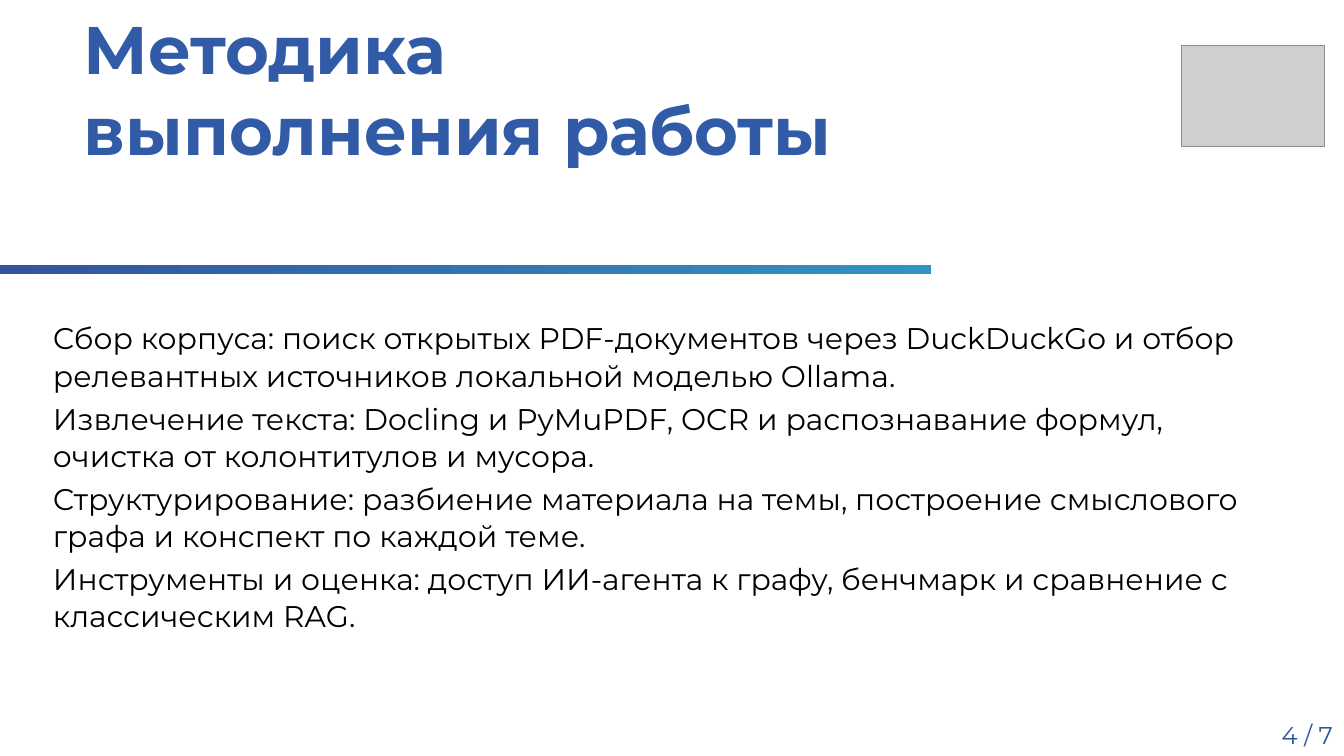
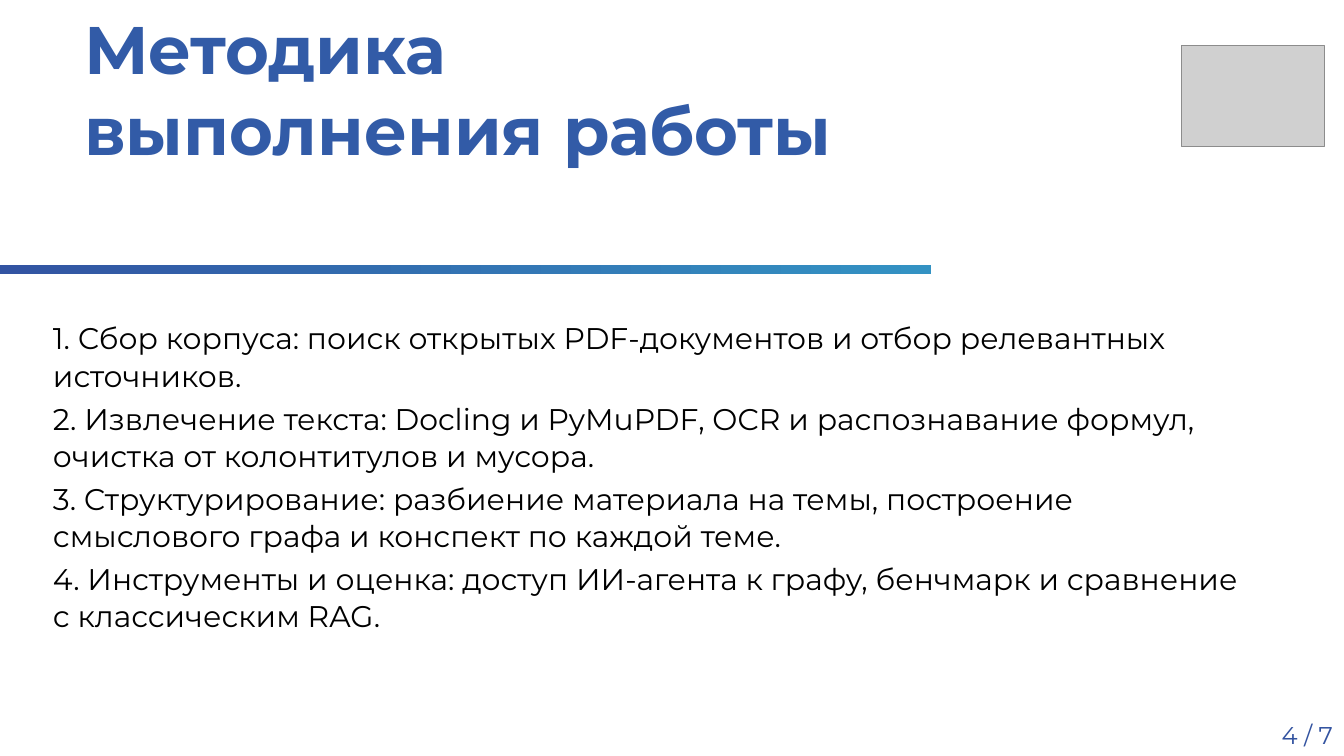
Before and after one commit to Lamenat385/IP_project, a slide deck: slide 4 of docs/Шаблон Защита идеи ПД ТП 2026.pptx. Drawn at 1344x756 pixels with LibreOffice and Linux fonts; fonts in the diff are those of the drawing; grey boxes stand for pictures; background and template pictures are left out. Boxes give left, top, right and bottom in pixels: in the first picture for what was removed or moved away, otherwise in the second. Text is boxed around its words. In the diff, an @@ line names an element or a change of style, - is before the commit and + after.

```diff
--- a/docs/Шаблон Защита идеи ПД ТП 2026.pptx
+++ b/docs/Шаблон Защита идеи ПД ТП 2026.pptx
@@ text at <box>53,326,1238,628</box>: text changed @@
-Сбор корпуса: поиск открытых PDF-документов через DuckDuckGo и отбор релевантных источников локальной моделью Ollama.
-Извлечение текста: Docling и PyMuPDF, OCR и распознавание формул, очистка от колонтитулов и мусора.
-Структурирование: разбиение материала на темы, построение смыслового графа и конспект по каждой теме.
-Инструменты и оценка: доступ ИИ-агента к графу, бенчмарк и сравнение с классическим RAG.
+1. Сбор корпуса: поиск открытых PDF-документов и отбор релевантных источников.
+2. Извлечение текста: Docling и PyMuPDF, OCR и распознавание формул, очистка от колонтитулов и мусора.
+3. Структурирование: разбиение материала на темы, построение смыслового графа и конспект по каждой теме.
+4. Инструменты и оценка: доступ ИИ-агента к графу, бенчмарк и сравнение с классическим RAG.
```
Also in this commit, not shown: 5 other slides changed, 1 other file.
